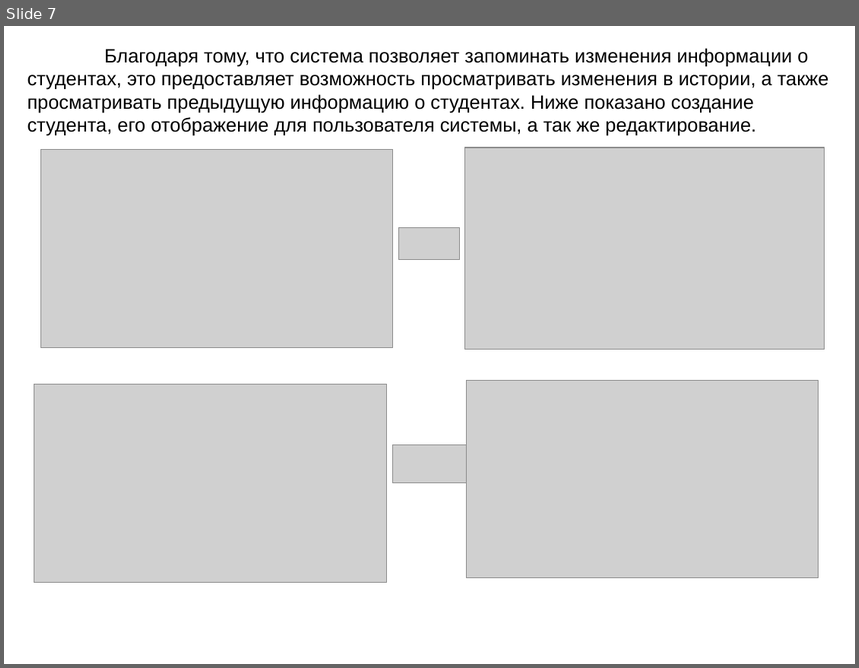
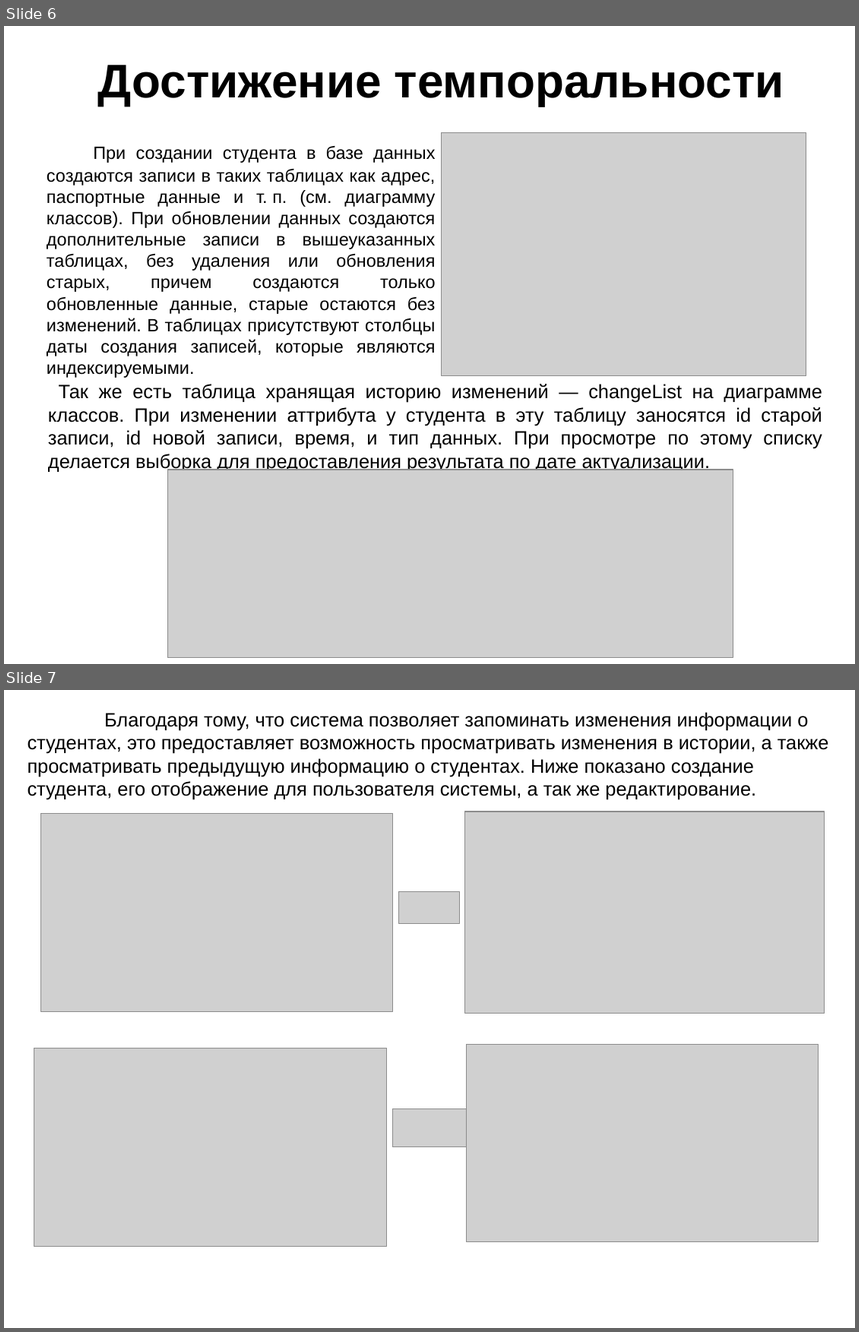
Before and after one commit to uak2/diplom, a slide deck: Презент по диплому.odp. Shown one above the other, each under a label of ours: slide 7 before the commit, slides 6 and 7 after it. The pictures are 859x668 and 859x1332 pixels, drawn with LibreOffice and Linux fonts; fonts in the diff are those of the drawing; grey boxes stand for pictures. Boxes give left, top, right and bottom in pixels: in the first picture for what was removed or moved away, otherwise in the second. Text is boxed around its words. In the diff, an @@ line names an element or a change of style, - is before the commit and + after.

```diff
--- a/Презент по диплому.odp
+++ b/Презент по диплому.odp
@@ slide 6 added at [4, 26, 855, 664], background #FFFFFF @@
@@ title added at [98, 65, 785, 107], 44 pt, text #000000, bold @@
+Достижение темпоральности
@@ picture added at [442, 132, 807, 376] @@
@@ text added at [47, 146, 436, 378], 16.6 pt, text #000000 @@
+При создании студента в базе данных создаются записи в таких таблицах как адрес, паспортные данные и т. п. (см. диаграмму классов). При обновлении данных создаются дополнительные записи в вышеуказанных таблицах, без удаления или обновления старых, причем создаются только обновленные данные, старые остаются без изменений. В таблицах присутствуют столбцы даты создания записей, которые являются индексируемыми.
@@ text added at [48, 384, 823, 472], 18 pt, text #000000 @@
+Так же есть таблица хранящая историю изменений — changeList на диаграмме классов. При изменении аттрибута у студента в эту таблицу заносятся id старой записи, id новой записи, время, и тип данных. При просмотре по этому списку делается выборка для предоставления результата по дате актуализации.
@@ picture added at [167, 470, 733, 658] @@
```
Also in this commit, not shown: 1 other slide added, 2 slides removed, 36 other files.
